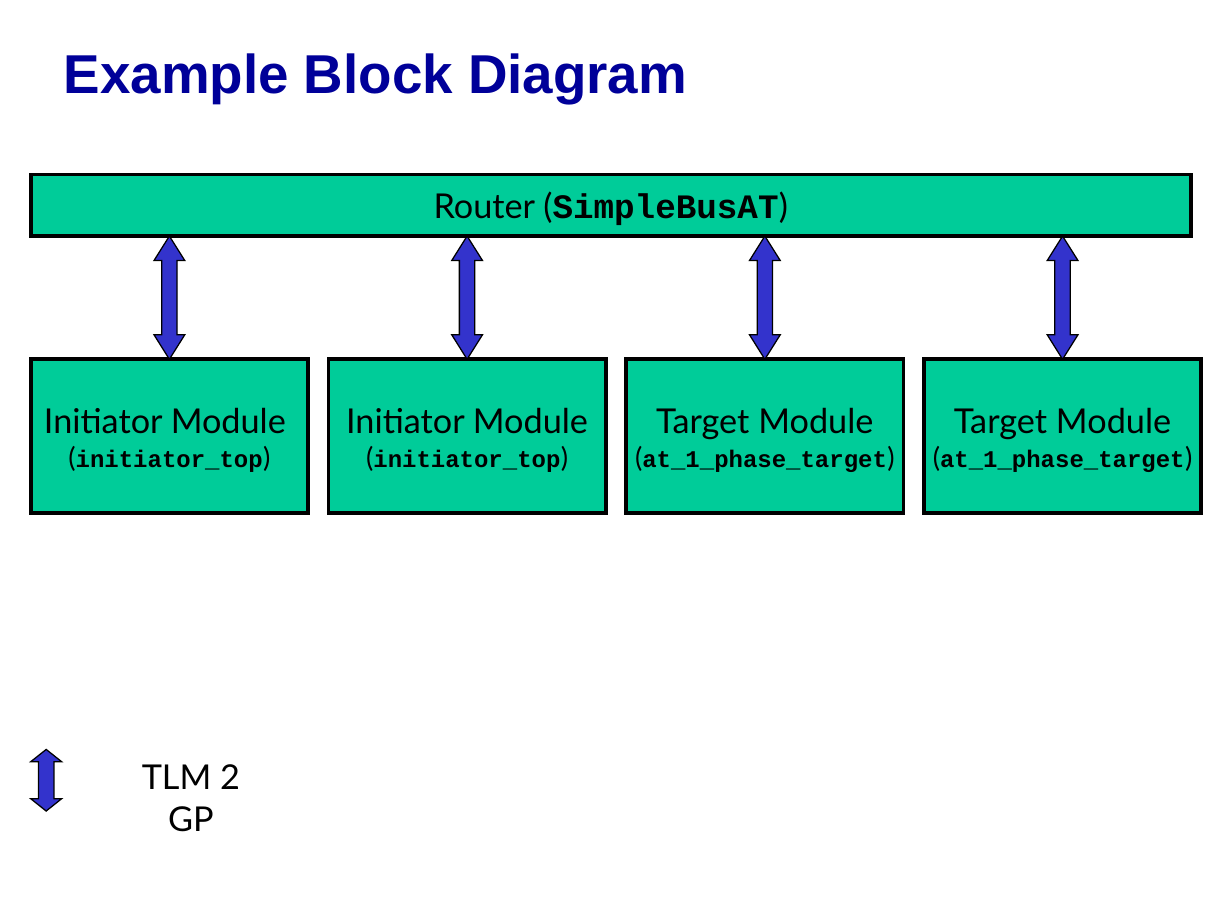
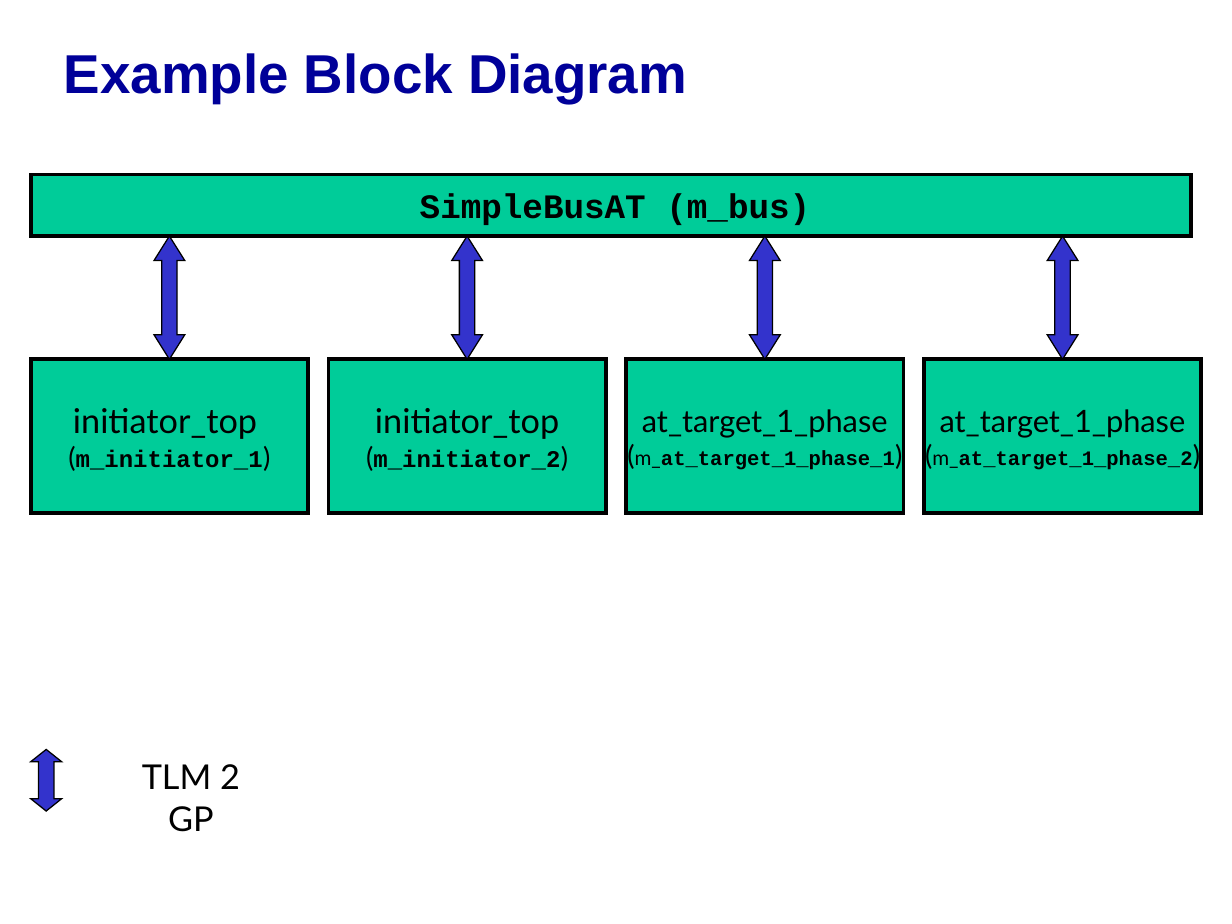
Before and after one commit to accellera-official/systemc, a slide deck: slide 3 of examples/tlm/at_1_phase/docs/at_1_phase_example.ppt. Drawn at 1232x924 pixels with LibreOffice and Linux fonts; fonts in the diff are those of the drawing; background and template pictures are left out. Boxes give left, top, right and bottom in pixels: in the first picture for what was removed or moved away, otherwise in the second. Text is boxed around its words. In the diff, an @@ line names an element or a change of style, - is before the commit and + after.

Commit message:
Improvements to AT examples - needs review

```diff
--- a/examples/tlm/at_1_phase/docs/at_1_phase_example.ppt
+++ b/examples/tlm/at_1_phase/docs/at_1_phase_example.ppt
@@ text in rectangle at [420,194,810,225]: text changed @@
-Router (SimpleBusAT)
+SimpleBusAT (m_bus)
@@ text in rectangle at [73,408,263,470]: text changed @@
-Initiator Module
-(initiator_top)
+initiator_top
+(m_initiator_1)
@@ text in rectangle at [373,408,560,470]: text changed @@
-Initiator Module
-(initiator_top)
+initiator_top
+(m_initiator_2)
@@ text in rectangle at [635,409,895,470]: text changed; size 14 to 12 pt; font Courier New to Lato; bold off @@
-Target Module
-(at_1_phase_target)
+at_target_1_phase
+(m_at_target_1_phase_1)
@@ text in rectangle at [932,409,1192,470]: text changed; size 14 to 12 pt; font Courier New to Lato; bold off @@
-Target Module
-(at_1_phase_target)
+at_target_1_phase
+(m_at_target_1_phase_2)
```
Also in this commit, not shown: 1 other slide changed, 32 other files.
